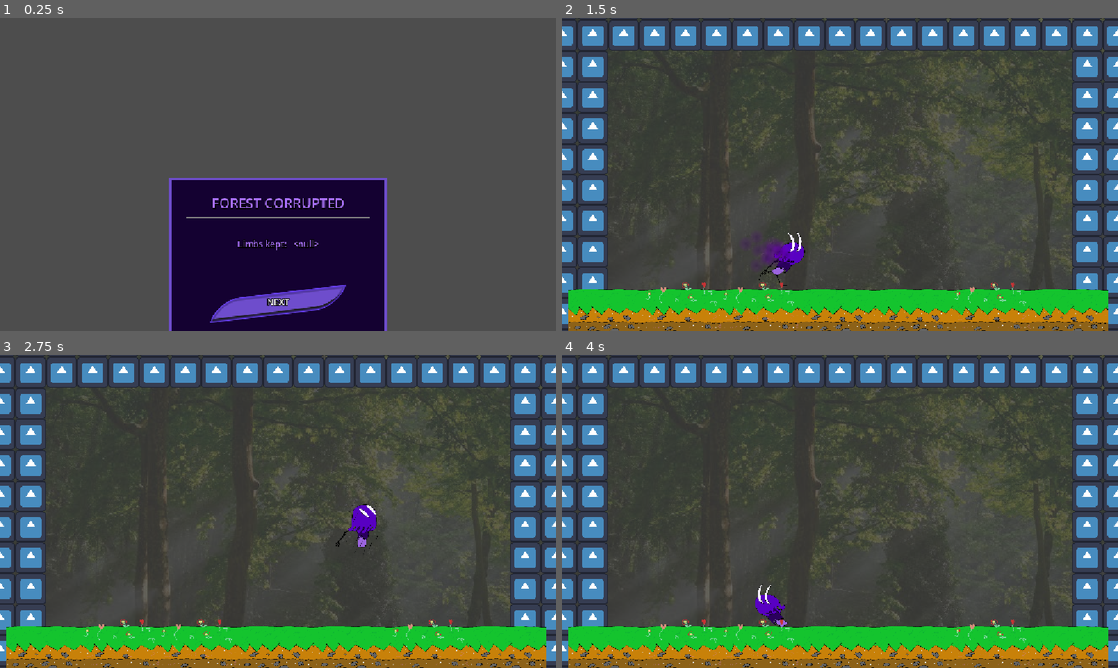
Above: before the commit, frames 1-4 (two rows, left to right).
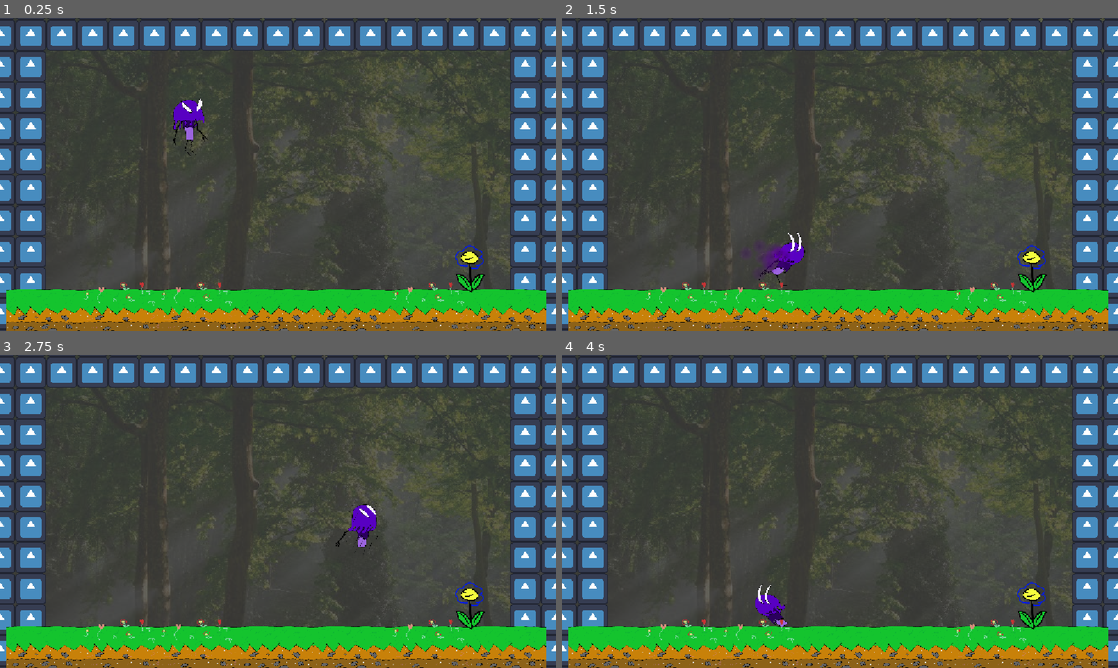
Above: after the commit, the same moments.

Repository: JRodLugo/KnightHacks2026
Game: Godot game, scene res://Scenes/LevelMaster/level_master.tscn
Same seed, same stepped clock (60 frames per second), same inputs: the game is played once before the commit and once after it. The engine's default icon, where the game draws it, is replaced by a stand-in: a white triangle on a blue panel in a dark square.
Inputs (mouse positions are in pixels of both pictures, inside the frame that each line leads up to):
- Up to frame 1 (0.25 s): no input
- Up to frame 2 (1.5 s): click (840, 221) at 0.5 s, where only the run before the commit has a clickable "NEXT"; hold D (right) from 1.28 s (still down)
- Up to frame 3 (2.75 s): keep holding D (right); tap Space (jump) at 1.52, 2.27 s
- Up to frame 4 (4 s): release D (right) at 2.78 s; hold A (left) 2.78-3.53 s; hold D (right) from 3.53 s (still down); tap Space (jump) at 3.77 s

The runs differ from the first frame. In frame 1, 52% of the frame differs, in the area x 0-100%, y 0-100%; in frame 2, 0.5%; in frame 3, 0.4%; in frame 4, 0.4%.

Commit message:
Finish Flower is #finished

Diff:
--- a/knight-hacks-2026-project/Player/player.gd
+++ b/knight-hacks-2026-project/Player/player.gd
@@ -21,7 +21,8 @@
 		velocity.x = -1.0 * SPEED
 		velocity.y = 0
 		canMoveLeft = false
-		scale.x = -1
+		rotation = 0
+		scale = Vector2(-1, 1)
 		$LeftArmPivot.visible = false
 		limb_explode($LeftArmPivot.global_position)
 		change_anim("walk")
@@ -29,7 +30,8 @@
 		velocity.x = SPEED
 		velocity.y = 0
 		canMoveRight = false
-		scale.x = 1
+		rotation = 0
+		scale = Vector2(1, 1)
 		$RightArmPivot.visible = false
 		limb_explode($RightArmPivot.global_position)
 		change_anim("walk")
--- /dev/null
+++ b/knight-hacks-2026-project/Scenes/FinishFlower/finish_flower.gd
@@ -0,0 +1,6 @@
+extends Area2D
+
+func _on_body_entered(body: Node2D) -> void:
+	if body is Player:
+		body.finish.emit()
+		# add extra code here
--- /dev/null
+++ b/knight-hacks-2026-project/Scenes/FinishFlower/finish_flower.tscn
@@ -0,0 +1,21 @@
+[gd_scene format=3 uid="uid://pnlptn7ujrlt"]
+
+[ext_resource type="Texture2D" uid="uid://b7ivtjo4pvvss" path="res://Scenes/FinishFlower/Rough_TileMapV3.png" id="1_47twy"]
+[ext_resource type="Script" uid="uid://dx5d0rldcjh0k" path="res://Scenes/FinishFlower/finish_flower.gd" id="1_aqgyd"]
+
+[sub_resource type="RectangleShape2D" id="RectangleShape2D_lqcak"]
+size = Vector2(122, 192)
+
+[node name="FinishFlower" type="Area2D" unique_id=1087659301]
+script = ExtResource("1_aqgyd")
+
+[node name="Sprite2D" type="Sprite2D" parent="." unique_id=1105484877]
+scale = Vector2(1.7087379, 1.708738)
+texture = ExtResource("1_47twy")
+
+[node name="CollisionShape2D" type="CollisionShape2D" parent="." unique_id=74862897]
+position = Vector2(0, 5)
+shape = SubResource("RectangleShape2D_lqcak")
+debug_color = Color(0.6896485, 0.49873078, 0, 0.41960785)
+
+[connection signal="body_entered" from="." to="." method="_on_body_entered"]
--- a/knight-hacks-2026-project/Scenes/LevelMaster/level_master.gd
+++ b/knight-hacks-2026-project/Scenes/LevelMaster/level_master.gd
@@ -7,7 +7,6 @@
 func _ready():
 	currentSceneFile = load("res://Scenes/TestScene/test_scene.tscn")
 	restart()
-	level_finish()
 
 func restart():
 	%SwipeAnim.play("swipe_in")
--- a/knight-hacks-2026-project/Scenes/SettingsMenu/settings_menu.gd
+++ b/knight-hacks-2026-project/Scenes/SettingsMenu/settings_menu.gd
@@ -10,7 +10,8 @@
 ]
 
 func _ready():
-	DisplayServer.window_set_size(Vector2i(1920, 1080))
+	pass
+	#DisplayServer.window_set_size(Vector2i(1920, 1080))
 
 func _on_close_button_down() -> void:
 	visible = false
--- a/knight-hacks-2026-project/Scenes/TestScene/test_scene.tscn
+++ b/knight-hacks-2026-project/Scenes/TestScene/test_scene.tscn
@@ -4,6 +4,7 @@
 [ext_resource type="Texture2D" uid="uid://u6ac5ivo026d" path="res://icon.svg" id="1_fyvjo"]
 [ext_resource type="PackedScene" uid="uid://csr4vdks7axvc" path="res://Player/player.tscn" id="2_4a7y3"]
 [ext_resource type="Texture2D" uid="uid://bdnrktm2sismw" path="res://assets/tilemaps/Rough_TileMapV2.png" id="4_w5fok"]
+[ext_resource type="PackedScene" uid="uid://pnlptn7ujrlt" path="res://Scenes/FinishFlower/finish_flower.tscn" id="5_egy0e"]
 
 [sub_resource type="TileSetAtlasSource" id="TileSetAtlasSource_4a7y3"]
 texture = ExtResource("1_fyvjo")
@@ -74,3 +75,6 @@
 position = Vector2(151, 1016)
 tile_map_data = PackedByteArray("AAAAAP//AAAAAAEAAAAAAAAAAAAAAAIAAAAAAAEAAAAAAAMAAAAAAAIAAAAAAAQAAAABAP//AAAAAAEAAAABAA …(368 unchanged characters)…
 tile_set = SubResource("TileSet_egy0e")
+
+[node name="FinishFlower" parent="." unique_id=1087659301 instance=ExtResource("5_egy0e")]
+position = Vector2(1757, 899)
Binary file added: knight-hacks-2026-project/Scenes/FinishFlower/Rough_TileMapV3.png
Not shown, added: knight-hacks-2026-project/Scenes/FinishFlower/Rough_TileMapV3.png.import
Not shown, added: knight-hacks-2026-project/Scenes/FinishFlower/finish_flower.gd.uid
Not shown, added: knight-hacks-2026-project/Scenes/FinishFlower/Rough_TileMapV3.png~
